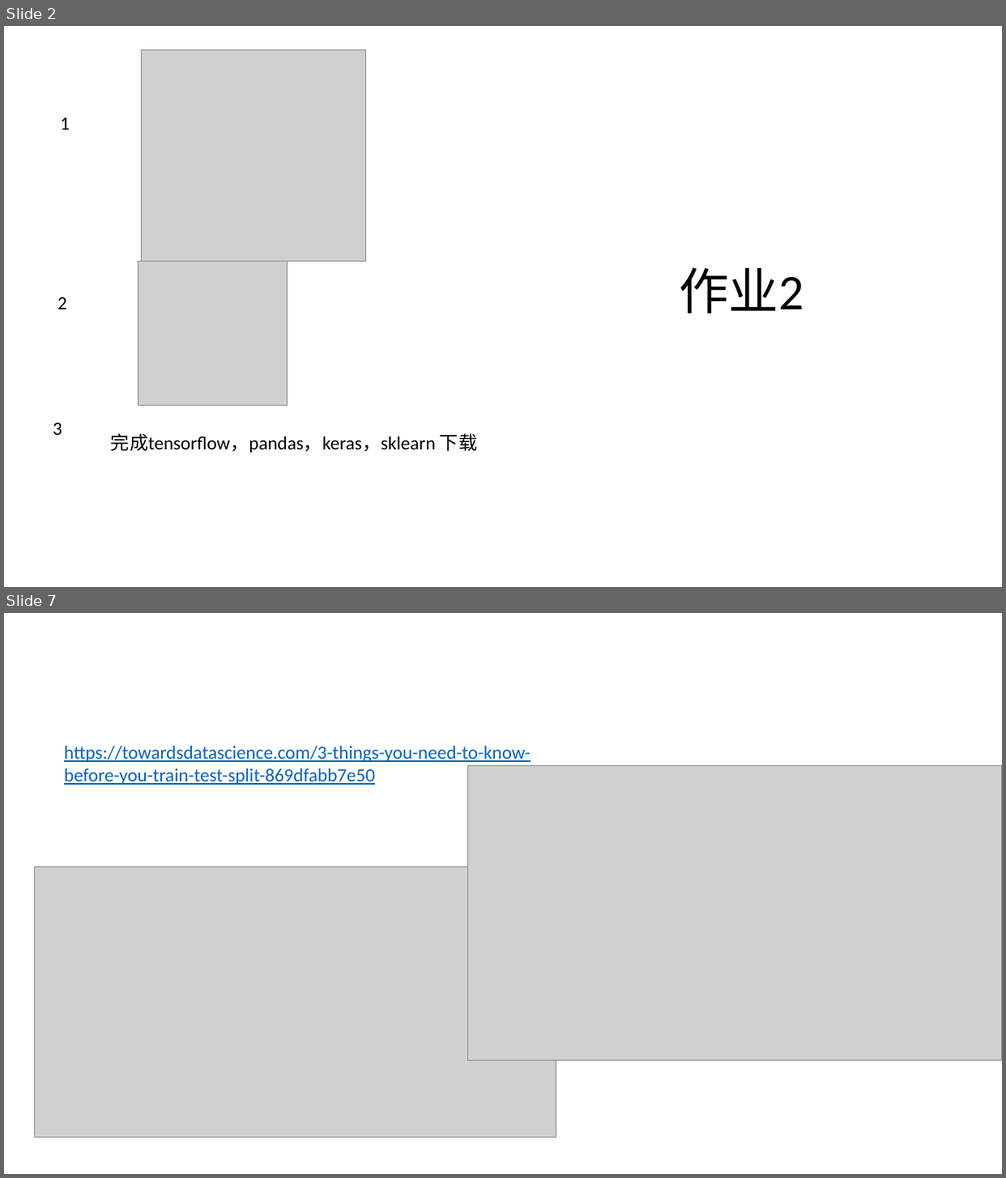
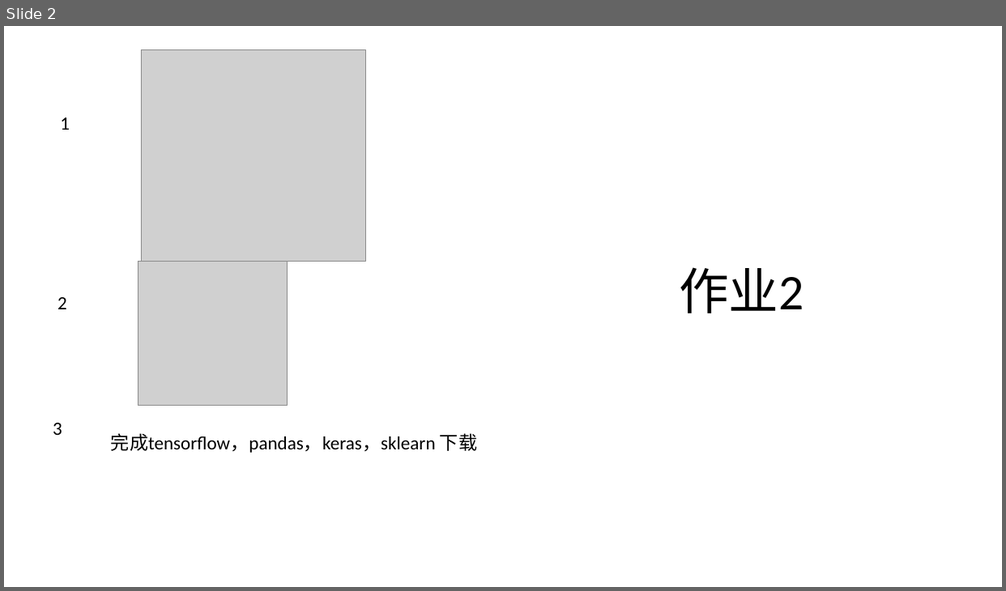
Before and after one commit to erdeq-upenn/stock, a slide deck: wk3/WK3.pptx. Shown one above the other, each under a label of ours: slides 2 and 7 before the commit, slide 2 after it; the slides between them are not shown. The pictures are 1006x1178 and 1006x591 pixels, drawn with LibreOffice and Linux fonts; fonts in the diff are those of the drawing; grey boxes stand for pictures. Boxes give left, top, right and bottom in pixels: in the first picture for what was removed or moved away, otherwise in the second. Text is boxed around its words. In the diff, an @@ line names an element or a change of style, - is before the commit and + after.

```diff
--- a/wk3/WK3.pptx
+++ b/wk3/WK3.pptx
@@ slide 7 removed at bbox=[4, 613, 1002, 1174], background #FFFFFF @@
@@ text removed at bbox=[64, 746, 530, 785] @@
-https://towardsdatascience.com/3-things-you-need-to-know-before-you-train-test-split-869dfabb7e50
@@ picture removed at bbox=[467, 766, 1002, 1061] @@
@@ picture removed at bbox=[34, 867, 556, 1139] @@
```
Also in this commit, not shown: 3 slides added, 5 other slides removed, 16 other files.
